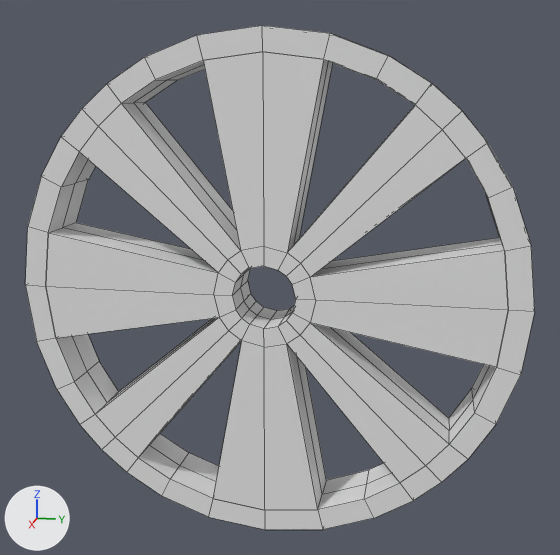
The Blender file Terracota/Assets/Modelos/Cañón/Rueda.blend, before and after one commit.
Both versions are drawn from a 50 mm camera at (2.359, 0.503, 0.631) aimed at (-0.015, 0.028, 0.037). Arrows for +X, +Y and +Z are at lower left; the lights stay in place. Mesh edges are drawn as thin lines.

Names of what the first picture shows: 'Rueda'.
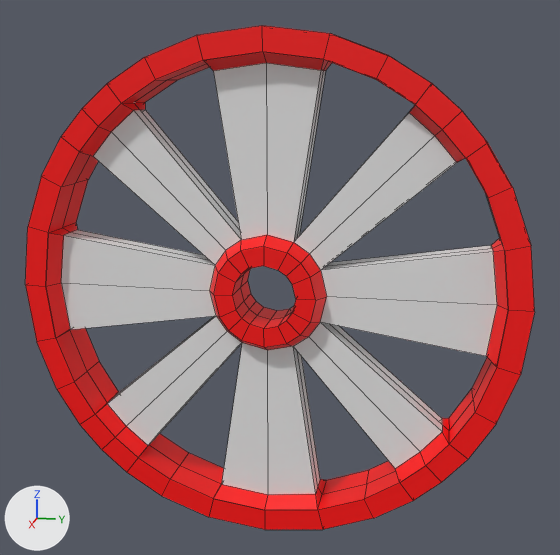
Location of each change, [x1, y1, x2, y2] in pixels of the pictures (560 x 555 px):
```json
{"part": 1, "of": "me_rueda", "change": "built on", "before": [46, 52, 508, 510], "after": [46, 52, 508, 510]}
{"part": 2, "of": "me_rueda", "change": "recoloured", "before": [25, 25, 535, 530], "after": [25, 25, 535, 530], "on screen": "white to red"}
```

Scene script edits in JSON lines:
```json
{"op": "add", "block": "mat_metal", "code": ["mat_metal = principled_material('Metal')", "mat_metal.base_color = (1.0, 0.0, 0.0)  # red #ff0000"]}
{"block": "me_rueda", "where": "# used by ob_rueda; location = (0.0, 0.0, 0.0)"}
{"op": "remove", "block": "me_rueda", "code": "me_rueda.from_pydata(...)  # 286 vertices, 288 faces; spans x -0.1..0.1, y -0.8..0.8, z -0.8..0.8"}
{"op": "add", "block": "me_rueda", "code": "me_rueda.from_pydata(...)  # 382 vertices, 384 faces; spans x -0.1..0.1, y -0.8..0.8, z -0.8..0.8"}
{"block": "me_rueda", "change": "me_rueda part 1"}
{"block": "me_rueda", "change": "8 vertices are removed from x 0.0, y -0.14..0.14, z -0.14..0.14"}
{"block": "me_rueda", "change": "64 faces are deleted"}
{"block": "me_rueda", "change": "98 vertices are added at x -0.05..0.05, y -0.7..0.7, z -0.7..0.7"}
{"block": "me_rueda", "change": "6 new vertices lie (0.05, 0.0, 0.0) away from vertices in x -0.05..0.0, y -0.56..0.56, z -0.56..0.56"}
{"block": "me_rueda", "change": "96 new faces join them, mat_metal (red #ff0000)"}
{"block": "me_rueda", "change": "64 new faces join them, mat_rueda (white #e7e7e7)"}
{"block": "me_rueda", "change": "me_rueda part 2: 224 faces spanning x -0.1..0.1, y -0.8..0.8, z -0.8..0.8 switch from mat_rueda (white #e7e7e7) to mat_metal (red #ff0000)"}
```
